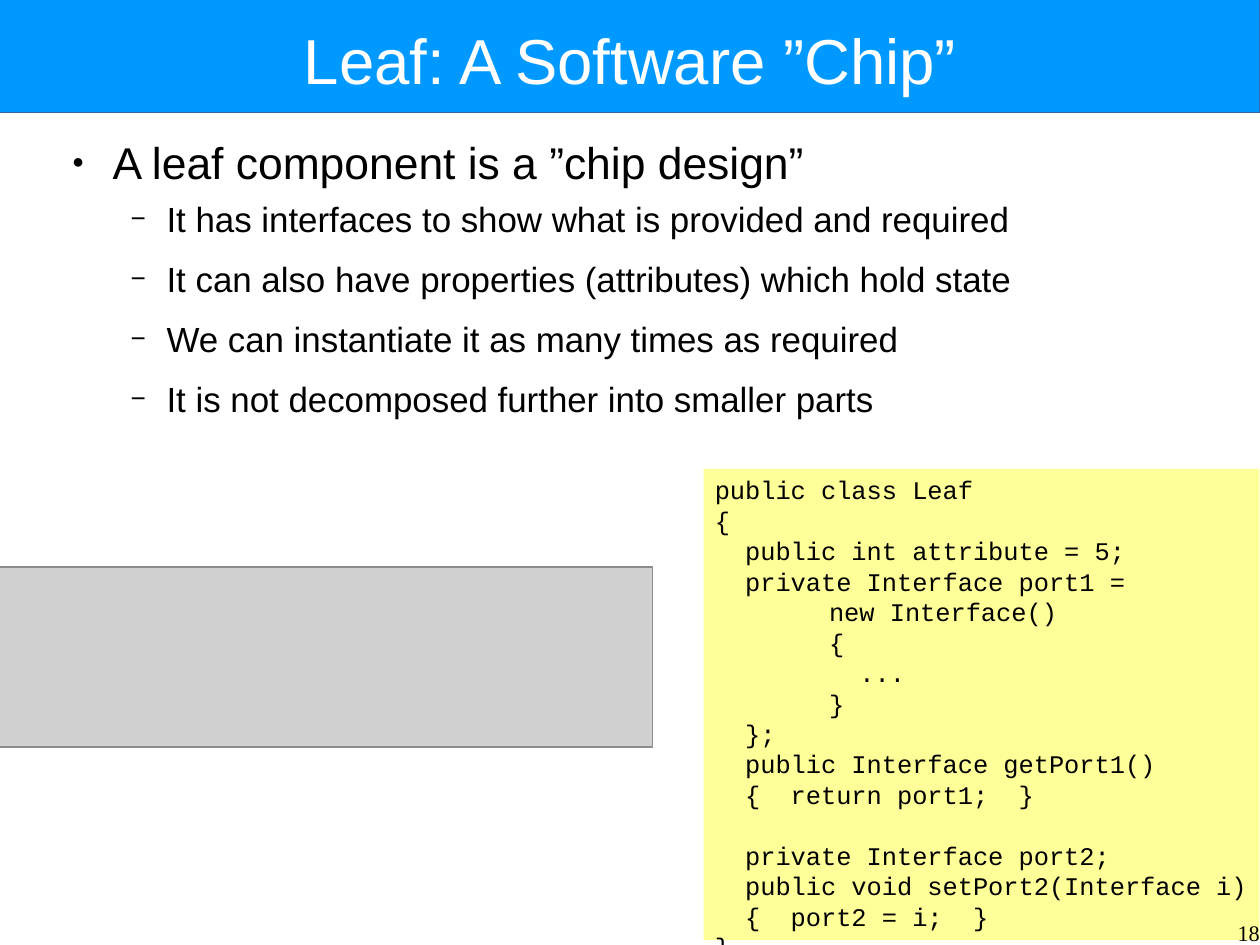
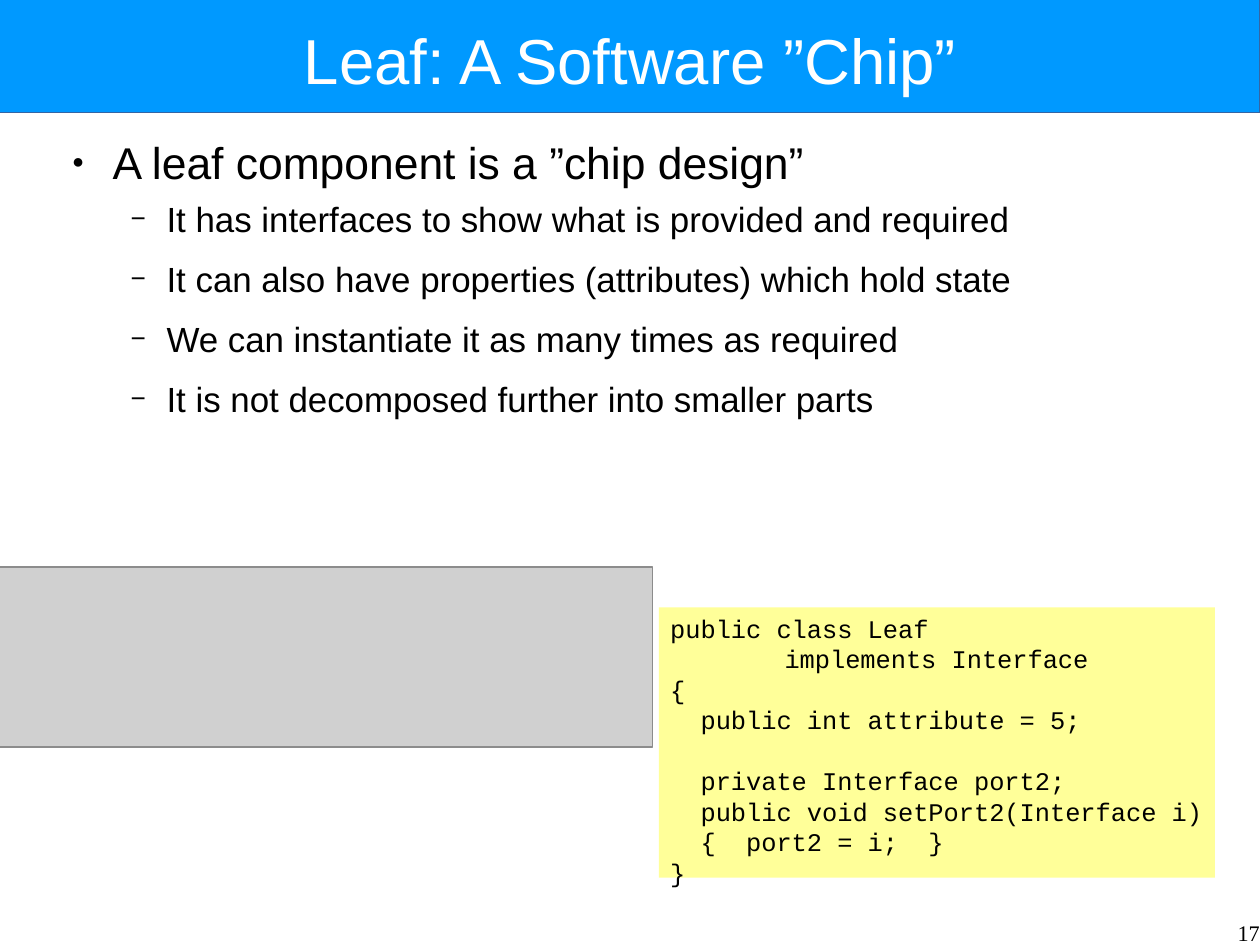
Before and after one commit to Intrinsarc/intrinsarc-evolve, a slide deck: slide 17 of Academic Work/lectures/components.odp (slide 18 before the commit). Drawn at 1260x945 pixels with LibreOffice and Linux fonts; fonts in the diff are those of the drawing; grey boxes stand for pictures. Boxes give left, top, right and bottom in pixels: in the first picture for what was removed or moved away, otherwise in the second. Text is boxed around its words. In the diff, an @@ line names an element or a change of style, - is before the commit and + after.

```diff
--- a/Academic Work/lectures/components.odp
+++ b/Academic Work/lectures/components.odp
@@ text in rectangle at (745,572,1155,810): paragraphs removed @@
-private Interface port1 =
-new Interface()
-{
-...
-}
-};
-public Interface getPort1()
-{ return port1; }
@@ rectangle "public class Leaf": place and size @@
-rectangle "public class Leaf" at (704,469,1260,940)
+rectangle "public class Leaf" at (660,607,1215,877)
@@ text in rectangle at (785,650,1089,674): paragraph added @@
+implements Interface
@@ page number at (1238,926,1260,941): text changed @@
-18
+17
```
Also in this commit, not shown: 13 other slides changed, 8 slides added, 4 slides removed, 5 other files.
